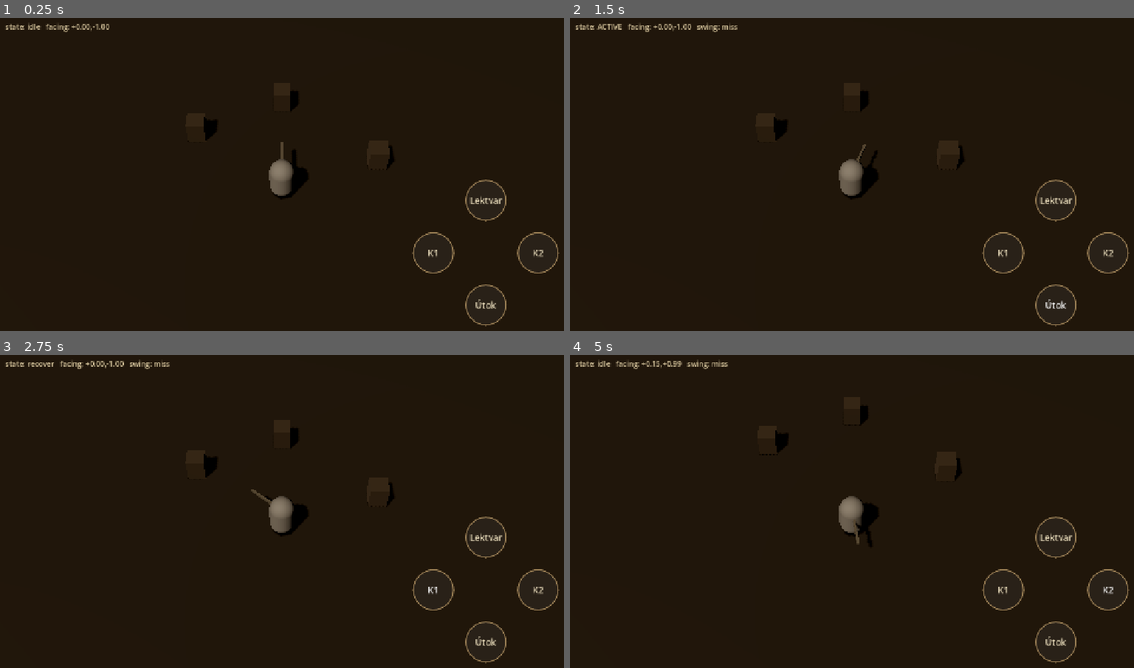
Above: before the commit, frames 1-4 (two rows, left to right).
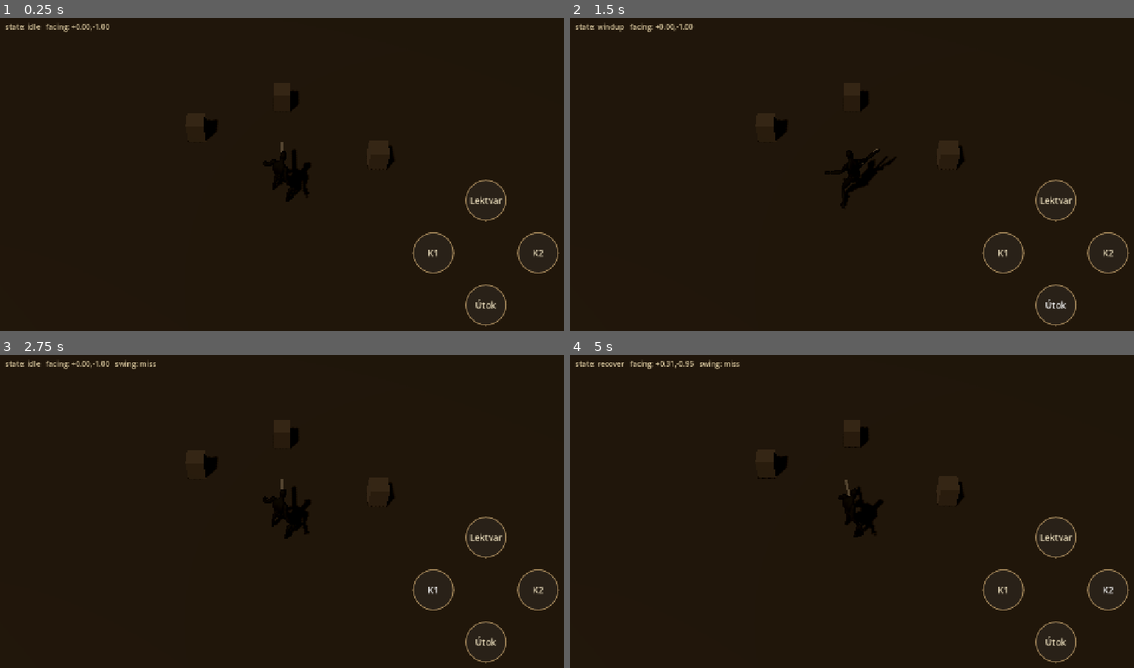
Above: after the commit, the same moments.

Repository: jankoznar94/dark-story
Game: Godot game, scene res://scenes/main.tscn
Same seed, same stepped clock (60 frames per second), same inputs: the game is played once before the commit and once after it.
Inputs:
- Up to frame 1 (0.25 s): no input
- Up to frame 2 (1.5 s): click "Lektvar" at 0.5 s; click "Útok" at 1.25 s
- Up to frame 3 (2.75 s): click "K1" at 2 s
- Up to frame 4 (5 s): click "K2" at 2.75 s; tap Enter at 3.5 s; hold D (move_right) 3.53-4.28 s; hold Space (attack) 3.53-4.28 s; hold S (move_down) from 4.28 s (still down); tap Space (attack) at 4.35 s

The runs differ from the first frame. In frame 1, 0.5% of the frame differs, in the area x 46-55%, y 42-59%; in frame 2, 1.0%; in frame 3, 0.9%; in frame 4, 1.4%, in the area x 4-70%, y 1-62%.

Commit message:
Hero: rigged, animated character from a CC0 base, wired into the game
Variant C (take a working model and adapt it). Source is Quaternius's
'Animated Base Character' via poly.pizza - CC0, 53 bones, 45 animations,
~13.7k tris, 1.62 m tall.

Rejected KayKit Adventurers after importing and looking at it: it is chibi
(oversized head, short legs), which does not match a tall muscular warrior.
The source grey mannequin has realistic proportions.

Two traps found by measuring rather than guessing:
- the GLB contains a stray UNPARENTED 2 m Icosphere enclosing the lower body.
  It made renders look bright, and it inflated the height to 2.8 m which read
  as 'tall' and hid the error. Now deleted first, and bounds are measured per
  object instead of on a combined box.
- Godot's glTF importer STRIPS the '_Loop' suffix: the file says
  'Rig|Walk_Loop' but Godot exposes 'Rig|Walk'. tools/list_anims.gd prints what
  Godot actually exposes so clip names are never guessed.

Attack timing now matches the animation: Sword_Attack is 1.50 s played at 2x =
0.75 s, equal to windup 0.30 + active 0.12 + recover 0.33. The blade lands with
the hit instead of still swinging after the damage.

Palette replaced with the project's dark desaturated set and light energy cut to
a third so dark materials read dark (measured 114/255 mean luminance).

Also fixed tools/test_web_cache.py: it asserted an absolute 1 MB transfer, which
broke as soon as index.pck grew with real content. It now checks the ratio
against the wasm, which is what the test is actually about.

Diff:
--- a/scenes/player.tscn
+++ b/scenes/player.tscn
@@ -1,6 +1,7 @@
 [gd_scene load_steps=6 format=3]
 
 [ext_resource type="Script" path="res://scripts/player.gd" id="1_player"]
+[ext_resource type="Script" path="res://scripts/hero.gd" id="2_hero"]
 
 [sub_resource type="CapsuleMesh" id="CapsuleMesh_body"]
 radius = 0.32
@@ -21,9 +22,8 @@
 [node name="Player" type="CharacterBody3D"]
 script = ExtResource("1_player")
 
-[node name="Body" type="MeshInstance3D" parent="."]
-transform = Transform3D(1, 0, 0, 0, 1, 0, 0, 0, 1, 0, 0.6, 0)
-mesh = SubResource("CapsuleMesh_body")
+[node name="Hero" type="Node3D" parent="."]
+script = ExtResource("2_hero")
 
 [node name="Collision" type="CollisionShape3D" parent="."]
 transform = Transform3D(1, 0, 0, 0, 1, 0, 0, 0, 1, 0, 0.6, 0)
--- /dev/null
+++ b/scripts/hero.gd
@@ -0,0 +1,100 @@
+extends Node3D
+## Wraps the rigged, animated hero model so player.gd does not care about
+## animation internals.
+##
+## The model ships with 45 animations. These are the ones the game uses; the
+## names must match the GLB exactly or the animation silently does nothing.
+##
+## The visual is a CHILD of the CharacterBody3D and faces -Z, while gameplay
+## logic uses `facing`. That means the visual's yaw is the inverse of player
+## rotation, which is set from player.gd.
+
+## NOTE: Godot's glTF importer STRIPS the "_Loop" suffix from clip names.
+## The source file says "Rig|Walk_Loop" but Godot exposes "Rig|Walk".
+## Verified with tools/list_anims.gd - do not guess these.
+const CLIP_IDLE := "Rig|Sword_Idle"          ## combat-ready stance, not a relaxed idle
+const CLIP_WALK := "Rig|Walk"                ## was Rig|Walk_Loop in the source file
+const CLIP_ATTACK := "Rig|Sword_Attack"      ## light swing, 1.50 s
+const CLIP_ATTACK_HEAVY := "Rig|Sword_Attack_RM"
+const CLIP_HIT := "Rig|Hit_Chest"            ## 0.33 s
+const CLIP_SPELL := "Rig|Spell_Simple_Shoot" ## 0.50 s
+
+## Sword_Attack is 1.50 s long. At 2x that is a 0.75 s swing, which matches the
+## player's windup+active+recover window (0.30+0.12+0.33=0.75) so the blade lands
+## with the hit rather than still swinging afterwards.
+const ATTACK_SPEED := 2.0
+const HEAVY_SPEED := 1.7
+
+var model: Node3D
+var anim: AnimationPlayer
+
+var _current: String = ""
+var _busy_until: float = 0.0
+
+
+func _ready() -> void:
+	var packed: PackedScene = load("res://models/hero.glb")
+	if packed == null:
+		push_error("hero.glb could not be loaded")
+		return
+	model = packed.instantiate()
+	# the model faces -Z already, which matches the project's forward
+	add_child(model)
+
+	anim = _find_animation_player(model)
+	if anim == null:
+		push_warning("no AnimationPlayer found in hero.glb")
+		return
+	_clip_names = anim.get_animation_list()
+	print("[hero] animations available: %d" % _clip_names.size())
+	for want in [CLIP_IDLE, CLIP_WALK, CLIP_ATTACK, CLIP_HIT]:
+		if not _clip_names.has(want):
+			push_warning("[hero] missing animation: %s" % want)
+	_play(CLIP_IDLE, 1.0, true)
+
+
+var _clip_names: PackedStringArray = PackedStringArray()
+
+
+func _find_animation_player(n: Node) -> AnimationPlayer:
+	if n is AnimationPlayer:
+		return n
+	for c in n.get_children():
+		var r := _find_animation_player(c)
+		if r != null:
+			return r
+	return null
+
+
+func _play(clip: String, speed: float = 1.0, loop: bool = true) -> void:
+	if anim == null or not _clip_names.has(clip):
+		return
+	if _current == clip and anim.is_playing():
+		return
+	_current = clip
+	anim.play(clip, -1.0, speed)
+	var a: Animation = anim.get_animation(clip)
+	if a:
+		a.loop_mode = Animation.LOOP_LINEAR if loop else Animation.LOOP_NONE
+
+
+# ---------------------------------------------------------------- API for player.gd
+func play_idle() -> void:
+	_play(CLIP_IDLE, 1.0, true)
+
+
+func play_walk() -> void:
+	_play(CLIP_WALK, 1.0, true)
+
+
+func play_attack(heavy: bool = false) -> void:
+	_play(CLIP_ATTACK_HEAVY if heavy else CLIP_ATTACK,
+		  HEAVY_SPEED if heavy else ATTACK_SPEED, false)
+
+
+func play_hit() -> void:
+	_play(CLIP_HIT, 1.0, false)
+
+
+func play_spell() -> void:
+	_play(CLIP_SPELL, 1.0, false)
--- a/scripts/player.gd
+++ b/scripts/player.gd
@@ -15,16 +15,20 @@
 @export var turn_speed: float = 9.0          ## how fast the body swings to face a new direction
 
 @export_group("Light attack (timing in seconds)")
-@export var light_windup: float = 0.16
-@export var light_active: float = 0.10
-@export var light_recover: float = 0.20
+## Tuned so the swing animation lines up with the hit. Sword_Attack is 1.50 s
+## played at 2x = 0.75 s, and the strike fires at windup+active = 0.42 s, which
+## is close to the clip's contact moment. Total 0.75 s keeps the attack a real
+## commitment without feeling sluggish.
+@export var light_windup: float = 0.30
+@export var light_active: float = 0.12
+@export var light_recover: float = 0.33
 @export var light_range: float = 1.7
 @export var light_arc: float = 50.0          ## total degrees of the swing cone
 
 @export_group("Heavy attack")
-@export var heavy_windup: float = 0.34
-@export var heavy_active: float = 0.14
-@export var heavy_recover: float = 0.38
+@export var heavy_windup: float = 0.40
+@export var heavy_active: float = 0.16
+@export var heavy_recover: float = 0.44
 @export var heavy_range: float = 2.1
 @export var heavy_arc: float = 105.0
 
@@ -33,6 +37,7 @@
 @export var heavy_sweep: float = 210.0
 
 @onready var pivot: Node3D = $Pivot
+@onready var hero: Node3D = $Hero
 
 var facing: Vector3 = Vector3(0, 0, -1)
 var _state: int = Atk.NONE
@@ -77,6 +82,12 @@
 
 	move_and_slide()
 
+	if hero and hero.has_method("play_walk"):
+		if velocity.length() > 0.25:
+			hero.play_walk()
+		else:
+			hero.play_idle()
+
 	# --- input ---
 	# Basic attack reads is_action_pressed, NOT just_pressed: holding the button
 	# keeps the character swinging until it is released, which is what Jan asked
@@ -98,6 +109,8 @@
 	_kind = kind
 	_t = 0.0
 	_hit_done = false
+	if hero and hero.has_method("play_attack"):
+		hero.play_attack(kind == Kind.HEAVY)
 	attack_started.emit("light" if kind == Kind.LIGHT else "heavy", global_position, facing)
 
 
--- /dev/null
+++ b/tools/list_anims.gd
@@ -0,0 +1,51 @@
+extends SceneTree
+## Print the animation names Godot actually exposes after importing hero.glb.
+## glTF import sanitises names (the "|" in the source becomes something else),
+## so guessing the clip names in code is unreliable.
+
+func _init() -> void:
+	call_deferred("_run")
+
+
+func _run() -> void:
+	var packed: PackedScene = load("res://models/hero.glb")
+	if packed == null:
+		print("LOAD FAILED")
+		quit()
+		return
+	var inst := packed.instantiate()
+	root.add_child(inst)
+	await process_frame
+
+	var ap := _find(inst)
+	if ap == null:
+		print("NO AnimationPlayer")
+	else:
+		var names := ap.get_animation_list()
+		print("ANIM_COUNT=%d" % names.size())
+		var i := 0
+		for n in names:
+			print("  [%02d] %s   len=%.2fs" % [i, n, ap.get_animation(n).length])
+			i += 1
+		# which of the ones the game needs actually exist?
+		print("")
+		print("NEEDED:")
+		for want in ["Sword_Idle", "Walk_Loop", "Sword_Attack", "Sword_Attack_RM",
+					 "Hit_Chest", "Spell_Simple_Shoot", "Sprint_Loop", "Death01"]:
+			var hit := ""
+			for n in names:
+				if n.contains(want):
+					hit = n
+					break
+			print("  %-20s -> %s" % [want, hit if hit != "" else "MISSING"])
+	quit()
+
+
+func _find(n: Node) -> AnimationPlayer:
+	if n is AnimationPlayer:
+		return n
+	for c in n.get_children():
+		var r := _find(c)
+		if r != null:
+			return r
+	return null
Binary file added: docs/model-preview/final_back.png
Not shown, added: docs/model-preview/final_back.png.import
Binary file added: docs/model-preview/final_front.png
Not shown, added: docs/model-preview/final_front.png.import
Binary file added: docs/model-preview/final_side.png
Not shown, added: docs/model-preview/final_side.png.import
Binary file added: docs/model-preview/final_silhouette.png
Not shown, added: docs/model-preview/final_silhouette.png.import
Binary file added: docs/model-preview/final_threequarter.png
Not shown, added: docs/model-preview/final_threequarter.png.import
Binary file added: docs/model-preview/v4_back.png
Not shown, added: docs/model-preview/v4_back.png.import
(and 20 more such lines)
